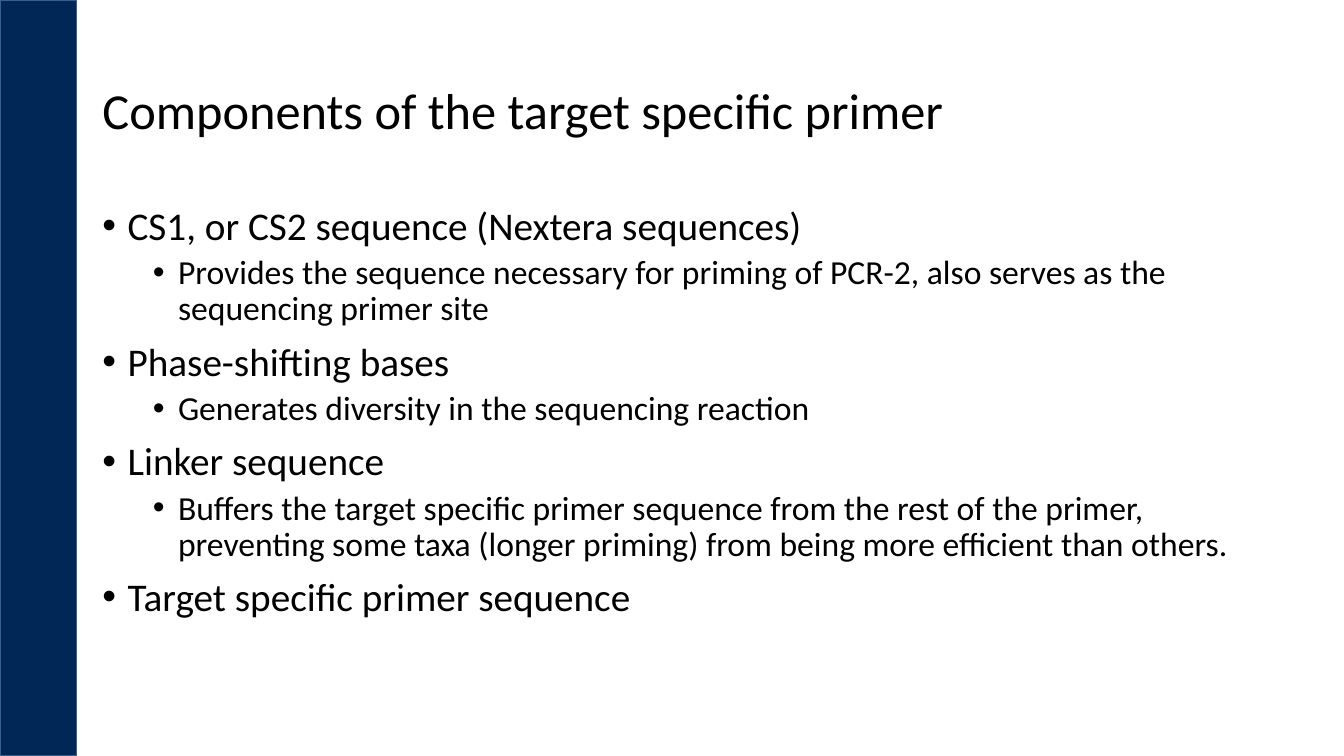
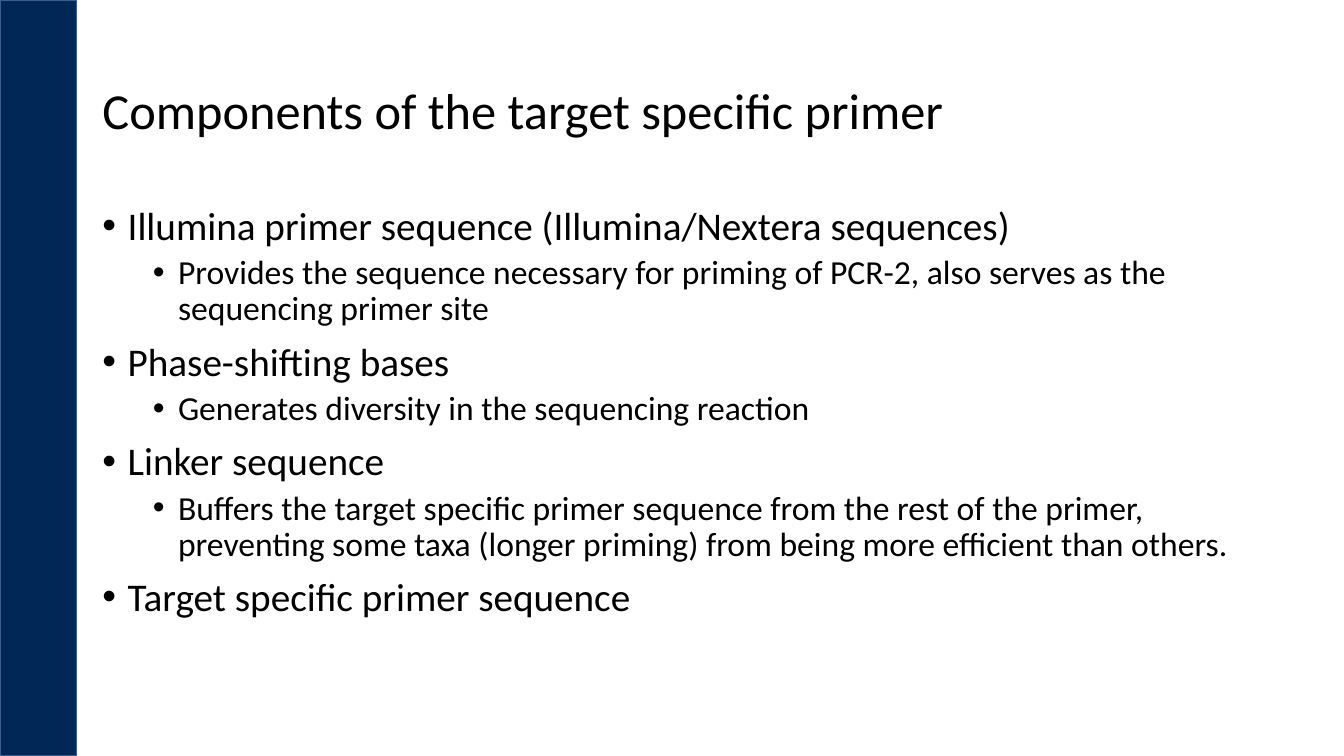
Before and after one commit to ucdavis-bioinformatics-training/2019_September_UCD_Microbial_Community_Analysis_Workshop, a slide deck: slide 10 of dbcAmplicons/dbcAmplicons_Amplicons.pptx. Drawn at 1344x756 pixels with LibreOffice and Linux fonts; fonts in the diff are those of the drawing; background and template pictures are left out. Boxes give left, top, right and bottom in pixels: in the first picture for what was removed or moved away, otherwise in the second. Text is boxed around its words. In the diff, an @@ line names an element or a change of style, - is before the commit and + after.

```diff
--- a/dbcAmplicons/dbcAmplicons_Amplicons.pptx
+++ b/dbcAmplicons/dbcAmplicons_Amplicons.pptx
@@ text at (128, 211, 1010, 247): text changed @@
-• CS1, or CS2 sequence (Nextera sequences)
+• Illumina primer sequence (Illumina/Nextera sequences)
```
Also in this commit, not shown: 6 other slides changed, 17 other files.
